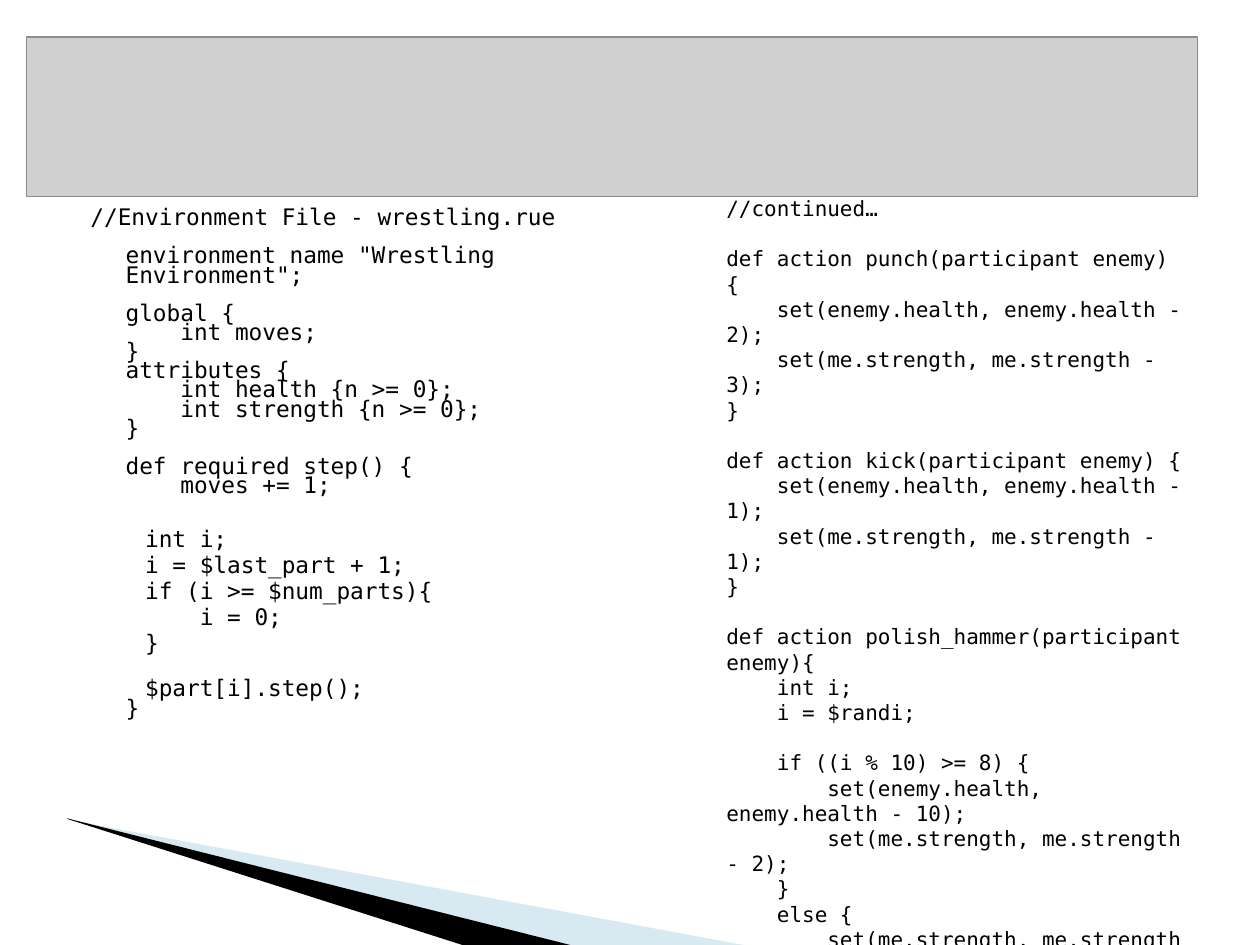
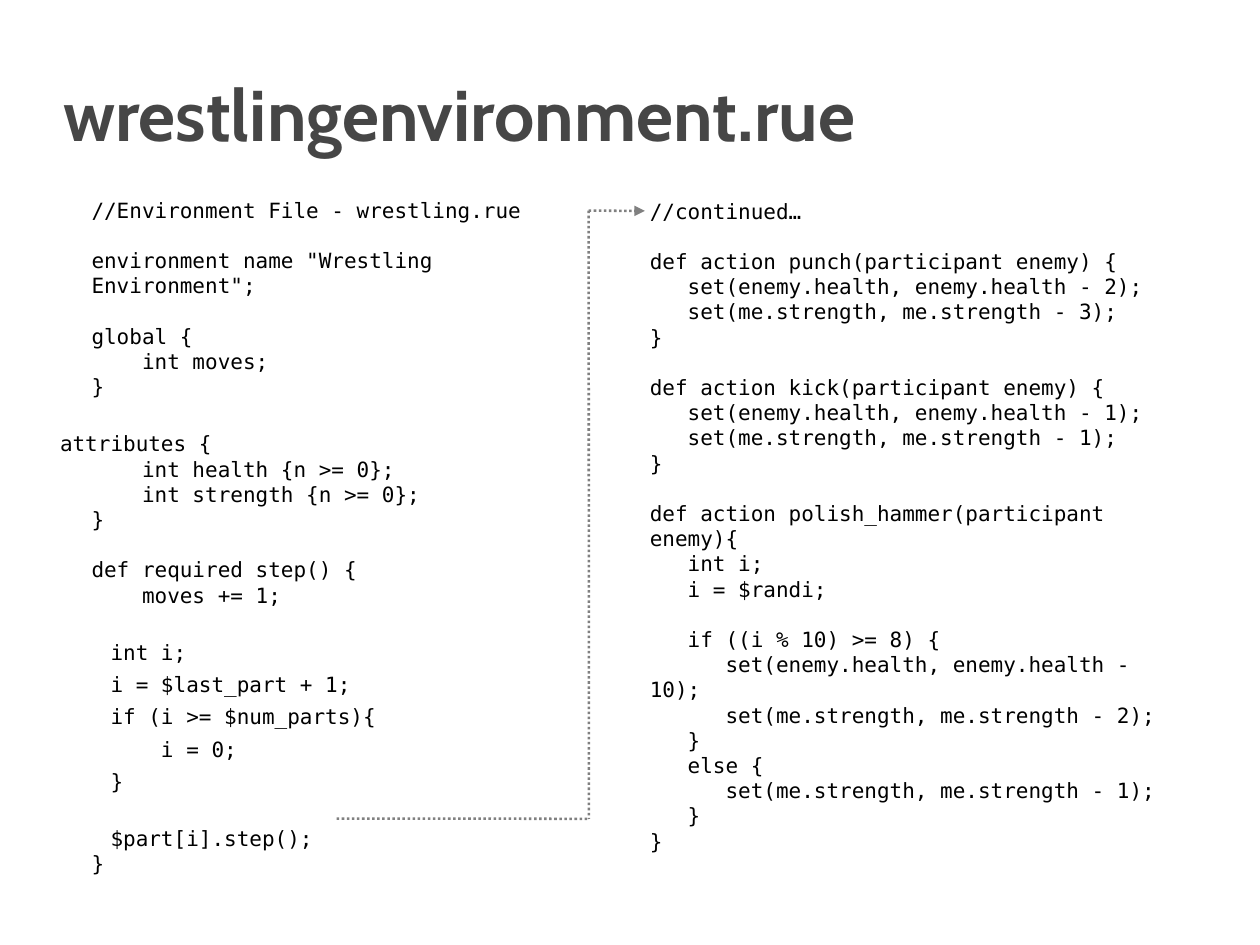
Before and after one commit to dcoli/plt4115, a slide deck: slide 4 of src/compiler/doc/rumble.ppt. Drawn at 1260x945 pixels with LibreOffice and Linux fonts; fonts in the diff are those of the drawing; grey boxes stand for pictures; background and template pictures are left out. Boxes give left, top, right and bottom in pixels: in the first picture for what was removed or moved away, otherwise in the second. Text is boxed around its words. In the diff, an @@ line names an element or a change of style, - is before the commit and + after.

Commit message:
change fonts - probably only good on my computer or another mac. changes made in openoffice but saved in powerpoint format.

```diff
--- a/src/compiler/doc/rumble.ppt
+++ b/src/compiler/doc/rumble.ppt
@@ picture removed at (26, 37, 1197, 197) @@
@@ title added at (63, 87, 855, 157), 41 pt, text #464646, bold @@
+wrestlingenvironment.rue
@@ text "//Environment File - wrestling.rue environment ...": place and size @@
-text "//Environment File - wrestling.rue environment ..." at (90, 207, 556, 701)
+text "//Environment File - wrestling.rue environment ..." at (60, 202, 521, 851)
@@ text at (60, 202, 521, 606): text changed; size 13 to 12 pt @@
-//Environment File - wrestling.rue
-environment name "Wrestling Environment";
-global {
-int moves;
-}
-attributes {
-int health {n >= 0};
-int strength {n >= 0};
-}
-def required step() {
-moves += 1;
+  //Environment File - wrestling.rue
+  environment name "Wrestling Environment";
+  global {
+  int moves;
+  }
+  attributes {
+  int health {n >= 0};
+  int strength {n >= 0};
+  }
+  def required step() {
+  moves += 1;
@@ text "//continued…" rewrapped from (726, 200, 1181, 923) to (650, 203, 1155, 803) @@
@@ line added from (588, 210) to (588, 819), #808080 1.45 pt dashed @@
@@ arrow added from (588, 210) to (645, 210), #808080 1.45 pt dashed @@
@@ text at (111, 644, 376, 851): size 13 to 12 pt in "int i;", "i = $last_part + 1;", "if (i >= $num_parts){", "i = 0;" and 2 more places; list level 1 to 2 in "int i;"; line spacing 0.7 to 1; list level 1 to 2 in "i = $last_part + 1;"; list level 1 to 2 in "if (i >= $num_parts){"; list level 1 to 2 in "i = 0;"; list level 1 to 2 in "}"; list level 1 to 2 in "$part[i].step(); }" @@
@@ freeform shape removed at (98, 689, 622, 888) @@
@@ freeform shape removed at (0, 798, 517, 914) @@
@@ line added from (336, 819) to (588, 819), #808080 1.45 pt dashed @@
```
Also in this commit, not shown: 8 other slides changed, 4 slides added, 4 slides removed.
